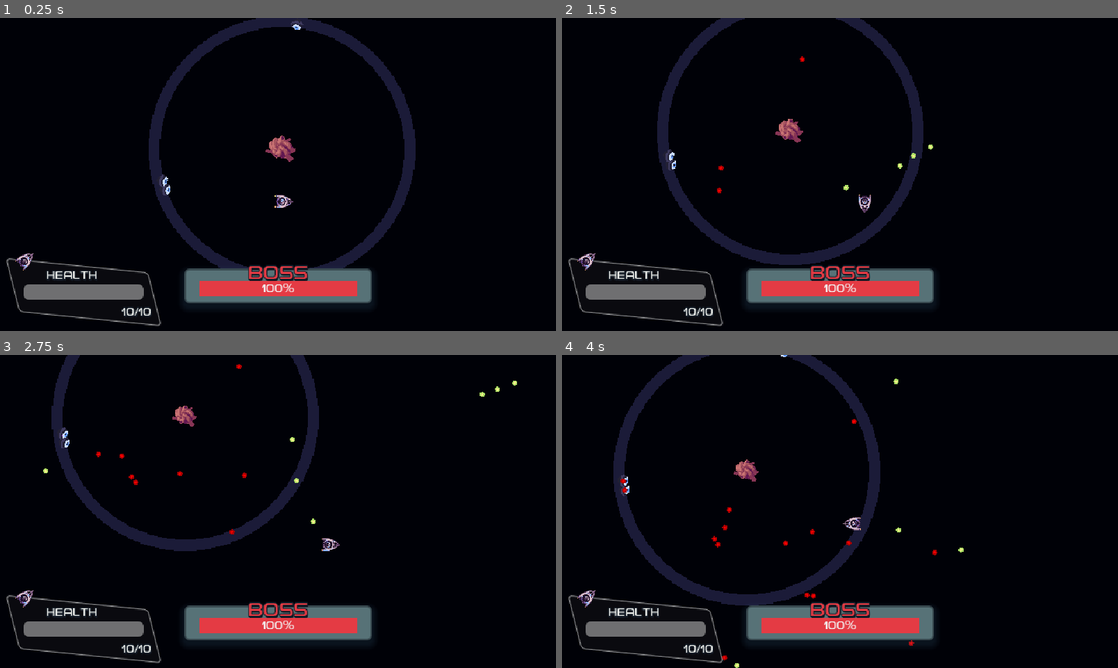
Above: before the commit, frames 1-4 (two rows, left to right).
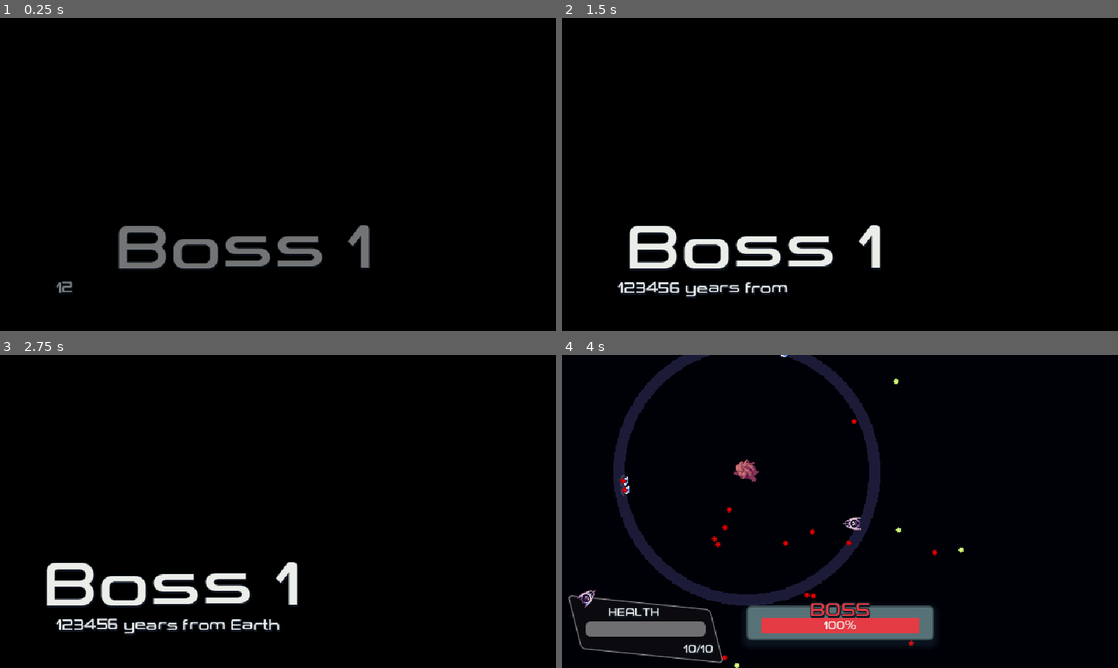
Above: after the commit, the same moments.

Repository: Yoshiip/boss-rush-jam-2024
Game: Godot game, scene res://levels/fight/fight.tscn
Same seed, same stepped clock (60 frames per second), same inputs: the game is played once before the commit and once after it. This scene is started directly instead of the project's main scene.
Inputs (mouse positions are in pixels of both pictures, inside the frame that each line leads up to):
- Up to frame 1 (0.25 s): no input
- Up to frame 2 (1.5 s): tap Enter at 0.5 s; move the mouse to (962, 158) at 0.52 s; hold D (move_right) 0.53-1.28 s; hold Space (fire) 0.53-1.28 s; move the mouse to (728, 190) at 1.27 s; hold S (move_down) from 1.28 s (still down); tap Space (fire) at 1.35 s
- Up to frame 3 (2.75 s): move the mouse to (333, 442) at 2.02 s; release S (move_down) at 2.03 s; hold D (move_right) from 2.03 s (still down); hold Space (fire) from 2.03 s (still down)
- Up to frame 4 (4 s): move the mouse to (812, 574) at 2.77 s; release D (move_right) at 2.78 s; release Space (fire) at 2.78 s; hold W (move_up) 2.78-3.53 s; tap Space (fire) at 2.85 s; move the mouse to (1006, 558) at 3.52 s; hold A (move_left) from 3.53 s (still down); hold Space (fire) from 3.53 s (still down)

The runs differ from the first frame. In frame 1, 13% of the frame differs, in the area x 1-75%, y 0-99%; in frame 2, 13%; in frame 3, 13%; in frame 4, nothing differs.

Commit message:
added moose sfx + small animation on fight start

Diff:
--- a/assets/game_manager.gd
+++ b/assets/game_manager.gd
@@ -1,5 +1,10 @@
 extends Node
 
+# since audio files for button are accessed from a lot of same scripts, it better to load it once here.
+const UI_SOUNDS = {
+	"click": preload("res://audios/effects/ui/selected.wav"),
+	"hover": preload("res://audios/effects/ui/hover1.wav")
+}
 
 
 func _unhandled_key_input(event: InputEvent) -> void:
--- a/levels/fight/fight.tscn
+++ b/levels/fight/fight.tscn
@@ -8,7 +8,9 @@
 [ext_resource type="Script" path="res://assets/camera/BetterCamera.gd" id="5_g487y"]
 [ext_resource type="Texture2D" uid="uid://bx5s0b3tainfp" path="res://assets/utils/pixel.png" id="5_ihacb"]
 [ext_resource type="Texture2D" uid="uid://cnkyxiwscusub" path="res://assets/utils/circle_256.png" id="6_8icnl"]
+[ext_resource type="Script" path="res://levels/fight/fight_transition.gd" id="9_2s53k"]
 [ext_resource type="AudioStream" uid="uid://biiev7vdjo7js" path="res://audios/musics/fight.mp3" id="9_rbswc"]
+[ext_resource type="AudioStream" uid="uid://d3cl0e5lotj3g" path="res://audios/effects/ui/game-start2.wav" id="10_i2648"]
 
 [sub_resource type="StyleBoxFlat" id="StyleBoxFlat_4pg6c"]
 bg_color = Color(0.156863, 0.156863, 0.156863, 0.247059)
@@ -30,6 +32,140 @@
 [sub_resource type="StyleBoxFlat" id="StyleBoxFlat_2fr33"]
 bg_color = Color(0.894118, 0.231373, 0.266667, 1)
 
+[sub_resource type="Animation" id="Animation_3c4mq"]
+resource_name = "intro"
+length = 4.0
+step = 1.0
+tracks/0/type = "value"
+tracks/0/imported = false
+tracks/0/enabled = true
+tracks/0/path = NodePath("Title:modulate")
+tracks/0/interp = 1
+tracks/0/loop_wrap = true
+tracks/0/keys = {
+"times": PackedFloat32Array(0, 0.533333, 3, 3.93333),
+"transitions": PackedFloat32Array(1, 1, 1, 1),
+"update": 0,
+"values": [Color(1, 1, 1, 0), Color(1, 1, 1, 1), Color(1, 1, 1, 1), Color(1, 1, 1, 0)]
+}
+tracks/1/type = "value"
+tracks/1/imported = false
+tracks/1/enabled = true
+tracks/1/path = NodePath("Subtitle:modulate")
+tracks/1/interp = 1
+tracks/1/loop_wrap = true
+tracks/1/keys = {
+"times": PackedFloat32Array(0, 0.5, 3.43333, 3.93333),
+"transitions": PackedFloat32Array(1, 1, 1, 1),
+"update": 0,
+"values": [Color(1, 1, 1, 0), Color(1, 1, 1, 1), Color(1, 1, 1, 1), Color(1, 1, 1, 0)]
+}
+tracks/2/type = "value"
+tracks/2/imported = false
+tracks/2/enabled = true
+tracks/2/path = NodePath("Title:position")
+tracks/2/interp = 1
+tracks/2/loop_wrap = true
+tracks/2/keys = {
+"times": PackedFloat32Array(0, 3),
+"transitions": PackedFloat32Array(0.5, 1),
+"update": 0,
+"values": [Vector2(148, 221), Vector2(48, 221)]
+}
+tracks/3/type = "value"
+tracks/3/imported = false
+tracks/3/enabled = true
+tracks/3/path = NodePath("Subtitle:visible_ratio")
+tracks/3/interp = 1
+tracks/3/loop_wrap = true
+tracks/3/keys = {
+"times": PackedFloat32Array(0, 2),
+"transitions": PackedFloat32Array(1, 1),
+"update": 0,
+"values": [0.0, 1.0]
+}
+tracks/4/type = "value"
+tracks/4/imported = false
+tracks/4/enabled = true
+tracks/4/path = NodePath("Background:modulate")
+tracks/4/interp = 1
+tracks/4/loop_wrap = true
+tracks/4/keys = {
+"times": PackedFloat32Array(3, 4),
+"transitions": PackedFloat32Array(1, 1),
+"update": 0,
+"values": [Color(1, 1, 1, 1), Color(1, 1, 1, 0)]
+}
+
+[sub_resource type="Animation" id="Animation_vlkrs"]
+length = 0.001
+tracks/0/type = "value"
+tracks/0/imported = false
+tracks/0/enabled = true
+tracks/0/path = NodePath("Title:modulate")
+tracks/0/interp = 1
+tracks/0/loop_wrap = true
+tracks/0/keys = {
+"times": PackedFloat32Array(0),
+"transitions": PackedFloat32Array(1),
+"update": 0,
+"values": [Color(1, 1, 1, 1)]
+}
+tracks/1/type = "value"
+tracks/1/imported = false
+tracks/1/enabled = true
+tracks/1/path = NodePath("Subtitle:modulate")
+tracks/1/interp = 1
+tracks/1/loop_wrap = true
+tracks/1/keys = {
+"times": PackedFloat32Array(0),
+"transitions": PackedFloat32Array(1),
+"update": 0,
+"values": [Color(1, 1, 1, 1)]
+}
+tracks/2/type = "value"
+tracks/2/imported = false
+tracks/2/enabled = true
+tracks/2/path = NodePath("Title:position")
+tracks/2/interp = 1
+tracks/2/loop_wrap = true
+tracks/2/keys = {
+"times": PackedFloat32Array(0),
+"transitions": PackedFloat32Array(1),
+"update": 0,
+"values": [Vector2(48, 221)]
+}
+tracks/3/type = "value"
+tracks/3/imported = false
+tracks/3/enabled = true
+tracks/3/path = NodePath("Subtitle:visible_ratio")
+tracks/3/interp = 1
+tracks/3/loop_wrap = true
+tracks/3/keys = {
+"times": PackedFloat32Array(0),
+"transitions": PackedFloat32Array(1),
+"update": 0,
+"values": [1.0]
+}
+tracks/4/type = "value"
+tracks/4/imported = false
+tracks/4/enabled = true
+tracks/4/path = NodePath("Background:modulate")
+tracks/4/interp = 1
+tracks/4/loop_wrap = true
+tracks/4/keys = {
+"times": PackedFloat32Array(0),
+"transitions": PackedFloat32Array(1),
+"update": 0,
+"values": [Color(1, 1, 1, 1)]
+}
+
+[sub_resource type="AnimationLibrary" id="AnimationLibrary_1i78g"]
+_data = {
+"RESET": SubResource("Animation_vlkrs"),
+"intro": SubResource("Animation_3c4mq")
+}
+
 [node name="Fight" type="Node2D"]
 script = ExtResource("1_5kee0")
 planet_radius = 284.0
@@ -190,9 +326,72 @@
 theme_override_styles/fill = SubResource("StyleBoxFlat_2fr33")
 step = 1.0
 
-[node name="AudioStreamPlayer" type="AudioStreamPlayer" parent="."]
+[node name="Transition" type="Control" parent="Canvas/Container"]
+visible = false
+layout_mode = 1
+anchors_preset = 15
+anchor_right = 1.0
+anchor_bottom = 1.0
+grow_horizontal = 2
+grow_vertical = 2
+script = ExtResource("9_2s53k")
+metadata/_edit_lock_ = true
+
+[node name="Background" type="ColorRect" parent="Canvas/Container/Transition"]
+layout_mode = 1
+anchors_preset = 15
+anchor_right = 1.0
+anchor_bottom = 1.0
+grow_horizontal = 2
+grow_vertical = 2
+color = Color(0, 0, 0, 1)
+metadata/_edit_lock_ = true
+
+[node name="Title" type="RichTextLabel" parent="Canvas/Container/Transition"]
+layout_mode = 1
+anchors_preset = 2
+anchor_top = 1.0
+anchor_bottom = 1.0
+offset_left = 48.0
+offset_top = -139.0
+offset_right = 378.0
+offset_bottom = -48.0
+grow_vertical = 0
+theme_override_font_sizes/normal_font_size = 72
+bbcode_enabled = true
+text = "[wave]Boss 1[/wave]"
+
+[node name="Subtitle" type="RichTextLabel" parent="Canvas/Container/Transition"]
+clip_contents = false
+layout_mode = 1
+anchors_preset = 2
+anchor_top = 1.0
+anchor_bottom = 1.0
+offset_left = 64.0
+offset_top = -59.0
+offset_right = 340.0
+offset_bottom = -40.0
+grow_vertical = 0
+theme_override_font_sizes/normal_font_size = 16
+bbcode_enabled = true
+text = "[shake]123456 years from Earth[/shake]"
+scroll_active = false
+
+[node name="Sound" type="AudioStreamPlayer" parent="Canvas/Container/Transition"]
+stream = ExtResource("10_i2648")
+autoplay = true
+bus = &"Effects"
+
+[node name="AnimationPlayer" type="AnimationPlayer" parent="Canvas/Container/Transition"]
+libraries = {
+"": SubResource("AnimationLibrary_1i78g")
+}
+autoplay = "intro"
+
+[node name="Music" type="AudioStreamPlayer" parent="."]
 stream = ExtResource("9_rbswc")
-volume_db = -12.0
-autoplay = true
+volume_db = -24.0
 bus = &"Music"
 parameters/looping = true
+
+[connection signal="animation_finished" from="Canvas/Container/Transition/AnimationPlayer" to="Canvas/Container/Transition" method="_on_animation_player_animation_finished"]
--- /dev/null
+++ b/levels/fight/fight_transition.gd
@@ -0,0 +1,10 @@
+extends Control
+
+@onready var music: AudioStreamPlayer = $"../../../Music"
+
+func _ready() -> void:
+	visible = true
+
+func _on_animation_player_animation_finished(anim_name: StringName) -> void:
+	music.play()
+	queue_free()
--- a/levels/menu/menu.tscn
+++ b/levels/menu/menu.tscn
@@ -1,7 +1,8 @@
-[gd_scene load_steps=3 format=3 uid="uid://cpja6dvi7a3ph"]
+[gd_scene load_steps=4 format=3 uid="uid://cpja6dvi7a3ph"]
 
 [ext_resource type="Script" path="res://levels/menu/menu.gd" id="1_w8ayo"]
 [ext_resource type="Theme" uid="uid://dk1lq0oeybxad" path="res://ui/theme.tres" id="2_qqqd8"]
+[ext_resource type="Script" path="res://levels/menu/ui_button.gd" id="3_feo83"]
 
 [node name="Menu" type="Node2D"]
 script = ExtResource("1_w8ayo")
@@ -57,14 +58,17 @@
 [node name="PlayButton" type="Button" parent="Canvas/Container/Menu/VBoxContainer"]
 layout_mode = 2
 text = "Play"
+script = ExtResource("3_feo83")
 
 [node name="SettingsButton" type="Button" parent="Canvas/Container/Menu/VBoxContainer"]
 layout_mode = 2
 text = "Settings"
+script = ExtResource("3_feo83")
 
 [node name="CreditsButton" type="Button" parent="Canvas/Container/Menu/VBoxContainer"]
 layout_mode = 2
 text = "Credits"
+script = ExtResource("3_feo83")
 
 [node name="Credits" type="Control" parent="Canvas/Container"]
 visible = false
@@ -96,6 +100,7 @@
 [node name="GoBackButton" type="Button" parent="Canvas/Container/Credits/Container"]
 layout_mode = 2
 text = "Go Back"
+script = ExtResource("3_feo83")
 
 [connection signal="pressed" from="Canvas/Container/Menu/VBoxContainer/PlayButton" to="." method="_on_play_button_pressed"]
 [connection signal="pressed" from="Canvas/Container/Menu/VBoxContainer/SettingsButton" to="." method="_on_settings_button_pressed"]
--- /dev/null
+++ b/levels/menu/ui_button.gd
@@ -0,0 +1,26 @@
+extends Button
+
+var hover_sound: AudioStreamPlayer
+var click_sound: AudioStreamPlayer
+
+func _ready() -> void:
+
+	hover_sound = AudioStreamPlayer.new()
+	hover_sound.stream = GameManager.UI_SOUNDS.hover
+	hover_sound.volume_db = -12
+	add_child(hover_sound)
+
+	click_sound = AudioStreamPlayer.new()
+	click_sound.stream = GameManager.UI_SOUNDS.click
+	hover_sound.volume_db = -3
+	add_child(click_sound)
+
+	mouse_entered.connect(_on_mouse_entered)
+	pressed.connect(_on_pressed)
+
+
+func _on_mouse_entered() -> void:
+	hover_sound.play()
+
+func _on_pressed() -> void:
+	click_sound.play()
Not shown, added: audios/effects/ui/back-button.wav.import
Not shown, added: audios/effects/ui/game-start.wav.import
Not shown, added: audios/effects/ui/game-start2.wav.import
Not shown, added: audios/effects/ui/hover1.wav.import
Not shown, added: audios/effects/ui/hover2.wav.import
Not shown, added: audios/effects/ui/hover3.wav.import
Not shown, added: audios/effects/ui/selected.wav.import
Not shown, added: audios/effects/ui/selected2.wav.import
Not shown: 1 places in levels/fight/fight.tscn that only renumber resources
Not shown, added: audios/effects/ui/back-button.wav
Not shown, added: audios/effects/ui/game-start.wav
Not shown, added: audios/effects/ui/game-start2.wav
(and 5 more such lines)
